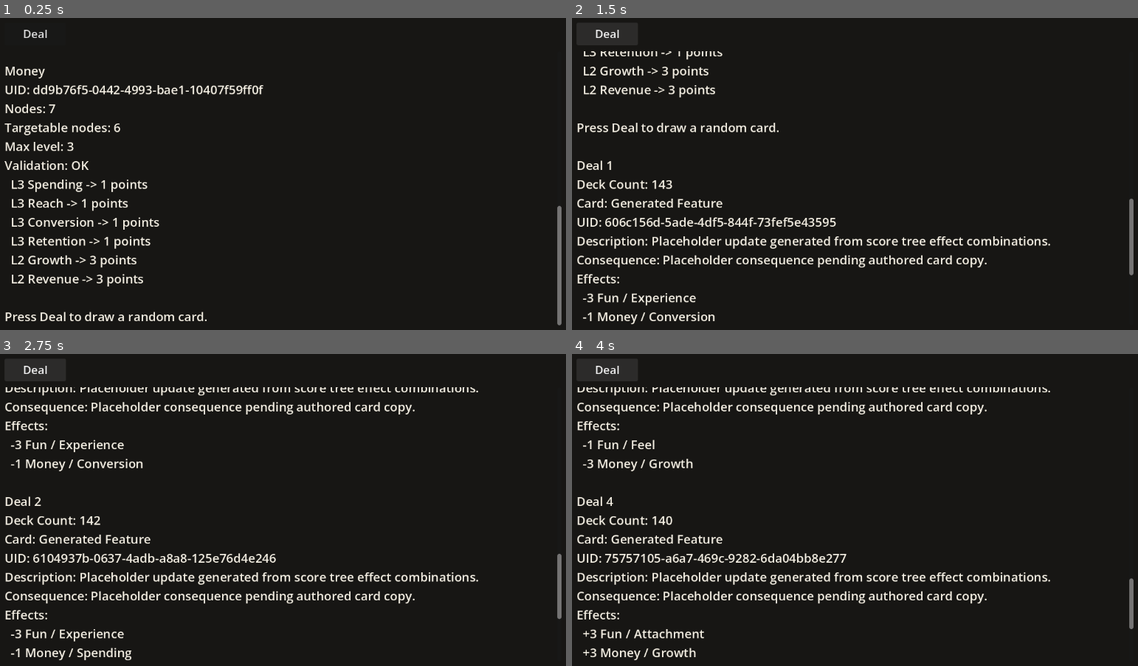
Above: before the commit, frames 1-4 (two rows, left to right).
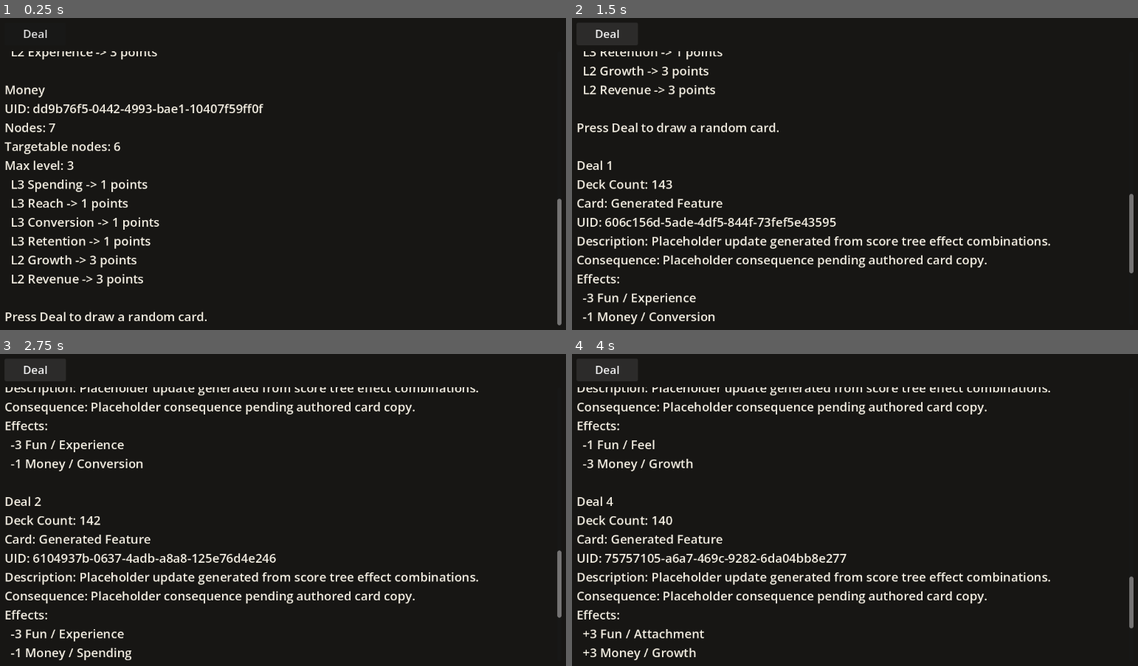
Above: after the commit, the same moments.

Repository: Josephblt/patch-notes
Game: Godot game, scene res://scenes/test_scene.tscn
Two runs of this game, one before a commit and one after it. Both use one fixed random seed, a clock stepped at 60 frames per second and the inputs below.
Inputs:
- Up to frame 1 (0.25 s): no input
- Up to frame 2 (1.5 s): click "Deal" at 0.5 s; click "Deal" at 1.25 s
- Up to frame 3 (2.75 s): click "Deal" at 2 s
- Up to frame 4 (4 s): tap Enter at 2.75 s; tap Space at 3.5 s

The runs differ from the first frame. In frame 1, 2.7% of the frame differs, in the area x 0-100%, y 10-61%; in frame 2, less than 0.1%; in frame 3, less than 0.1%; in frame 4, less than 0.1%.

Commit message:
Remove score tree validation helpers

Diff:
--- a/src/scripts/models/cards/feature_deck_builder.gd
+++ b/src/scripts/models/cards/feature_deck_builder.gd
@@ -1,8 +1,5 @@
 class_name FeatureDeckBuilder
 extends RefCounted
-
-const POSITIVE_LABEL: String = "positive"
-const NEGATIVE_LABEL: String = "negative"
 
 
 static func build(score_trees: Array[ScoreTree]) -> FeatureDeck:
--- a/src/scripts/models/trees/score_tree.gd
+++ b/src/scripts/models/trees/score_tree.gd
@@ -134,70 +134,3 @@
 
 func is_valid_effect_target(node_uid: String) -> bool:
 	return has_node(node_uid) and not is_root_node(node_uid)
-
-
-func validate() -> Array[String]:
-	var errors: Array[String] = []
-
-	if uid.is_empty():
-		errors.append("Tree uid is required.")
-
-	if display_name.is_empty():
-		errors.append("Tree display name is required.")
-
-	if root_uid.is_empty():
-		errors.append("Root uid is required.")
-
-	if not nodes.has(root_uid):
-		errors.append("Root node does not exist.")
-
-	for node: ScoreTreeNode in nodes.values():
-		if node.get_uid().is_empty():
-			errors.append("Node uid is required.")
-
-		if node.get_display_name().is_empty():
-			errors.append("Node display name is required: %s" % node.get_uid())
-
-		if node.get_level() < 1:
-			errors.append("Node level must be 1 or higher: %s" % node.get_uid())
-
-		if node.get_uid() == root_uid:
-			if not node.is_root():
-				errors.append("Root node cannot have a parent: %s" % node.get_uid())
-
-			if node.get_level() != 1:
-				errors.append("Root node must be level 1: %s" % node.get_uid())
-		else:
-			if node.is_root():
-				errors.append("Only the root node can be parentless: %s" % node.get_uid())
-			elif not nodes.has(node.get_parent_uid()):
-				errors.append("Node parent does not exist: %s -> %s" % [
-					node.get_uid(),
-					node.get_parent_uid(),
-				])
-
-	errors.append_array(_validate_no_cycles())
-
-	return errors
-
-
-func _validate_no_cycles() -> Array[String]:
-	var errors: Array[String] = []
-
-	for node: ScoreTreeNode in nodes.values():
-		var seen: Dictionary[String, bool] = {}
-		var current: ScoreTreeNode = node
-
-		while not current.is_root():
-			if seen.has(current.get_uid()):
-				errors.append("Cycle detected at node: %s" % current.get_uid())
-				break
-
-			seen[current.get_uid()] = true
-
-			if not nodes.has(current.get_parent_uid()):
-				break
-
-			current = get_parent(current.get_uid())
-
-	return errors
--- a/src/scripts/test_scene.gd
+++ b/src/scripts/test_scene.gd
@@ -104,7 +104,6 @@
 
 func _describe_score_tree(score_tree: ScoreTree) -> Array[String]:
 	var lines: Array[String] = []
-	var validation_errors: Array[String] = score_tree.validate()
 	var targetable_nodes: Array[ScoreTreeNode] = score_tree.get_targetable_nodes()
 
 	lines.append("%s" % score_tree.get_display_name())
@@ -112,11 +111,6 @@
 	lines.append("Nodes: %d" % score_tree.get_node_count())
 	lines.append("Targetable nodes: %d" % targetable_nodes.size())
 	lines.append("Max level: %d" % score_tree.get_max_level())
-	lines.append("Validation: %s" % _format_validation_status(validation_errors))
-
-	if not validation_errors.is_empty():
-		for error: String in validation_errors:
-			lines.append("  ! %s" % error)
 
 	for node: ScoreTreeNode in targetable_nodes:
 		lines.append("  L%d %s -> %d points" % [
@@ -149,13 +143,6 @@
 	console_scroll.scroll_vertical = int(console_scroll.get_v_scroll_bar().max_value)
 
 
-func _format_validation_status(validation_errors: Array[String]) -> String:
-	if validation_errors.is_empty():
-		return "OK"
-
-	return "%d errors" % validation_errors.size()
-
-
 func _join_lines(lines: Array[String]) -> String:
 	var output: String = ""
 
